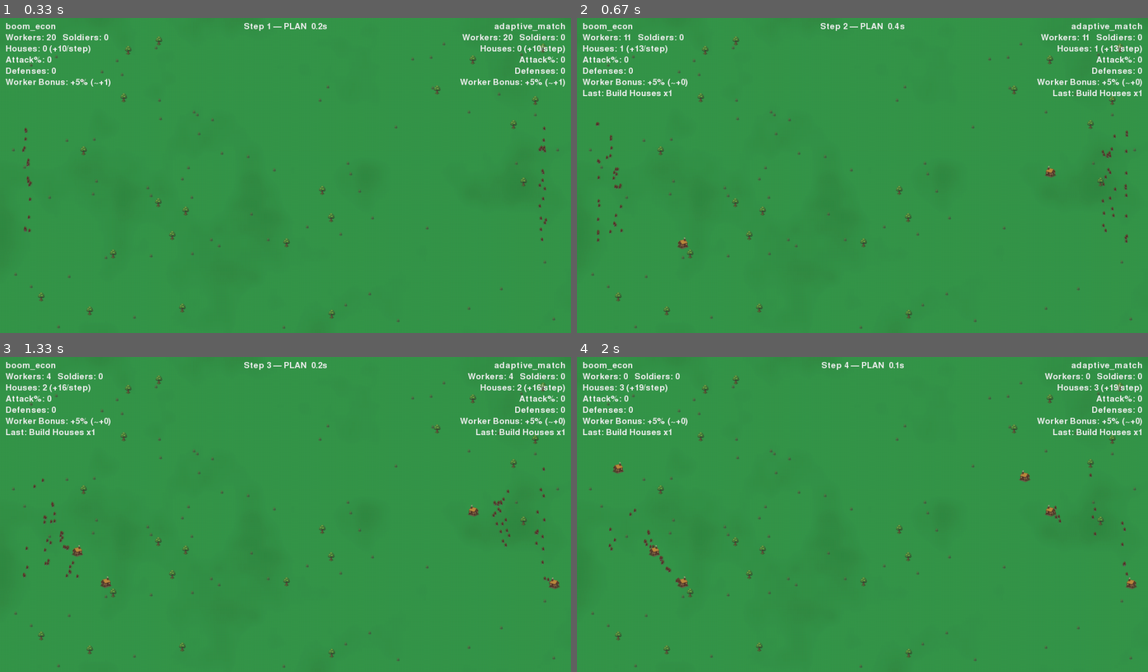
Above: before the commit, frames 1-4 (two rows, left to right).
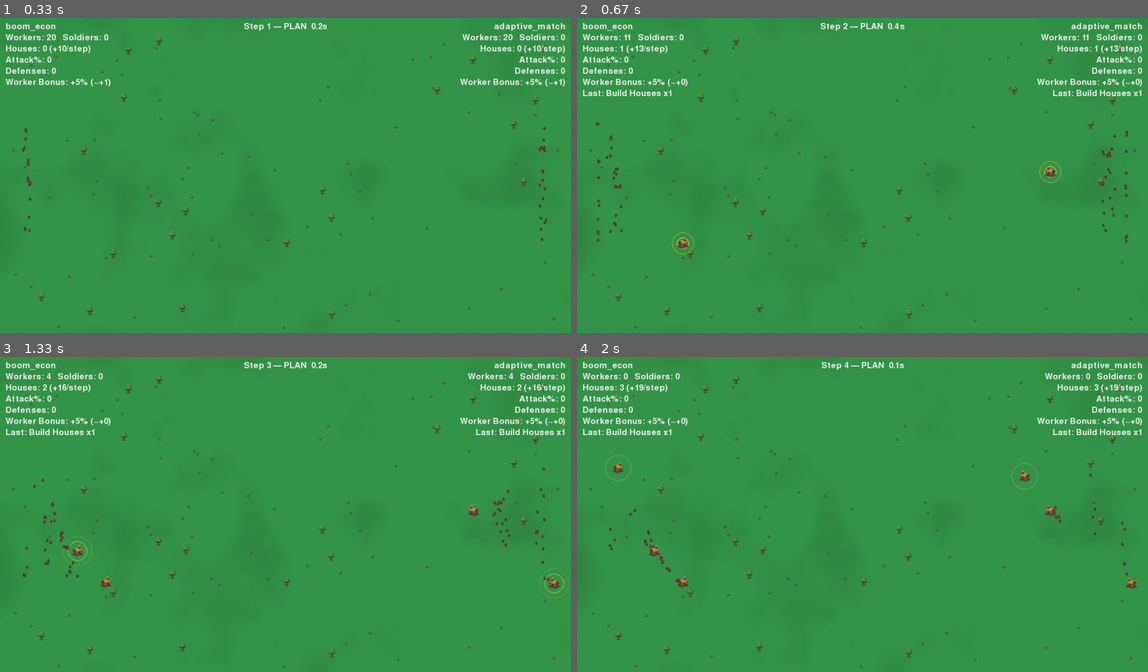
Above: after the commit, the same moments.

Repository: the-puzzler/pygames
Game: pygame game, started from run_refactored.py
The game is run twice, just before and just after one commit, with the same random seed, the same clock (stepped at 60 frames per second) and the same inputs.
Inputs:
- Up to frame 1 (0.33 s): no input
- Up to frame 2 (0.67 s): no input
- Up to frame 3 (1.33 s): no input
- Up to frame 4 (2 s): no input

Frame 1 is identical in both runs. In frame 2, 0.1% of the frame differs, in the area x 16-85%, y 45-76%; in frame 3, 0.1%; in frame 4, less than 0.1%.

Commit message:
building effects

Diff:
--- a/game/anim.py
+++ b/game/anim.py
@@ -58,7 +58,7 @@
     return units
 
 
-def animate_attack(screen, clock, p1_units, p2_units, p1, p2, step_nr, cont_L=0, cont_R=0, placeholders_L=None, placeholders_R=None):
+def animate_attack(screen, clock, p1_units, p2_units, p1, p2, step_nr, cont_L=0, cont_R=0, placeholders_L=None, placeholders_R=None, bursts_L=None, bursts_R=None):
     t0 = time.time()
     while time.time() - t0 < ATTACK_TIME:
         for event in pygame.event.get():
@@ -102,6 +102,28 @@
         draw_base(screen, p1, dt)
         draw_base(screen, p2, dt)
 
+        # Tower destruction flair: expanding rings
+        def draw_bursts(positions):
+            if not positions:
+                return
+            # progress in [0,1]
+            prog = max(0.0, min(1.0, (time.time() - t0) / ATTACK_TIME))
+            for (bx, by) in positions:
+                # two rings with phase offset
+                for k in (0.0, 0.35):
+                    p = (prog + k) % 1.0
+                    radius = 6 + int(26 * p)
+                    alpha = int(max(0, 180 * (1.0 - p)))
+                    if alpha <= 0:
+                        continue
+                    col = (255, 200, 60, alpha)
+                    ring = pygame.Surface((radius*2+2, radius*2+2), pygame.SRCALPHA)
+                    pygame.draw.circle(ring, col, (radius+1, radius+1), radius, width=2)
+                    screen.blit(ring, (int(bx) - radius - 1, int(by) - radius - 1))
+
+        draw_bursts(bursts_L)
+        draw_bursts(bursts_R)
+
         # Draw placeholders for victims (static until hit)
         if placeholders_L:
             soldier_L = get_image('soldier', 'L')
--- a/game/model.py
+++ b/game/model.py
@@ -1,4 +1,4 @@
-import math, random
+import math, random, time
 from .config import WIDTH, HEIGHT, FIELD_MARGIN, BASE_WORKERS_PER_STEP, HOUSE_WORKER_BONUS, HOUSE_COST, DEFENSE_COST, DEFENSE_HEALTH, WORKER_BONUS
 
 
@@ -28,6 +28,8 @@
         # UI
         self.last_action = ""
         self.last_worker_bonus = 0
+        # Visual effects
+        self._spawn_bursts = []  # list of dicts: {x,y,until}
 
     # No defense multiplier — defenses are HP-based towers now
 
@@ -163,6 +165,14 @@
                 sites.append((x2, y2))
         return sites
 
+    # Record spawn effects when building functions are used
+    def _record_spawns(self, sites, duration=0.6):
+        if not sites:
+            return
+        until = time.time() + duration
+        for (x, y) in sites:
+            self._spawn_bursts.append({"x": x, "y": y, "until": until})
+
     def schedule_builders(self, sites, per_site=3, duration=1.0):
         if not sites or not self._worker_positions:
             return
--- a/game/run.py
+++ b/game/run.py
@@ -83,6 +83,7 @@
                     if new_sites_L:
                         for site in new_sites_L:
                             p1.schedule_builders_consume(site, min(HOUSE_COST, len(p1._worker_positions)), duration=2.0)
+                        p1._record_spawns(new_sites_L)
                     p1.last_action = f"Build Houses x{can_h_L}" if can_h_L else "Wait"
                 if act_R["kind"] == "build_houses":
                     can_h_R = act_R["build_houses"]
@@ -90,6 +91,7 @@
                     if new_sites_R:
                         for site in new_sites_R:
                             p2.schedule_builders_consume(site, min(HOUSE_COST, len(p2._worker_positions)), duration=2.0)
+                        p2._record_spawns(new_sites_R)
                     p2.last_action = f"Build Houses x{can_h_R}" if can_h_R else "Wait"
 
                 # Defenses (consume DEFENSE_COST workers each visually as builders)
@@ -100,6 +102,7 @@
                         sites_Ld = p1.add_defenses(can_d_L)
                         for site in sites_Ld:
                             p1.schedule_builders_consume(site, min(DEFENSE_COST, len(p1._worker_positions)), duration=1.5)
+                        p1._record_spawns(sites_Ld)
                     p1.last_action = f"Build Defenses x{can_d_L}" if can_d_L else "Wait"
                 if act_R["kind"] == "build_defenses":
                     can_d_R = act_R["build_defenses"]
@@ -108,6 +111,7 @@
                         sites_Rd = p2.add_defenses(can_d_R)
                         for site in sites_Rd:
                             p2.schedule_builders_consume(site, min(DEFENSE_COST, len(p2._worker_positions)), duration=1.5)
+                        p2._record_spawns(sites_Rd)
                     p2.last_action = f"Build Defenses x{can_d_R}" if can_d_R else "Wait"
 
                 # Convert workers -> soldiers (visual ingress/egress)
@@ -230,7 +234,7 @@
                     continue
 
         elif phase == "ATTACK":
-            animate_attack(screen, clock, u_L, u_R, p1, p2, step_nr, cont_L, cont_R, placeholders_L, placeholders_R)
+            animate_attack(screen, clock, u_L, u_R, p1, p2, step_nr, cont_L, cont_R, placeholders_L, placeholders_R, destroyed_L_defs, destroyed_R_defs)
 
             left_dead  = (p1.soldiers <= 0 and p1.workers <= 0)
             right_dead = (p2.soldiers <= 0 and p2.workers <= 0)
--- a/game/view.py
+++ b/game/view.py
@@ -1,4 +1,4 @@
-import math, random, os
+import math, random, os, time
 import pygame
 from .config import WIDTH, HEIGHT, FIELD_MARGIN, GREEN, BROWN, PINK, GREY, WHITE, BASE_WORKERS_PER_STEP, HOUSE_WORKER_BONUS, WORKER_SIZE, SOLDIER_SIZE, HOUSE_SIZE, TOWER_SIZE, GRASS_SIZE, TREE_SIZE, SEED, DEFENSE_HEALTH
 
@@ -86,6 +86,29 @@
         else:
             col = (50, 200, 70)
         pygame.draw.rect(surface, col, pygame.Rect(bx, by, int(bar_w * ratio), bar_h))
+
+    # Building spawn bursts (same flavor as tower destruction rings)
+    if getattr(player, '_spawn_bursts', None):
+        now = time.time()
+        keep = []
+        for b in player._spawn_bursts:
+            tleft = b.get('until', 0) - now
+            if tleft <= 0:
+                continue
+            bx, by = b.get('x', 0), b.get('y', 0)
+            prog = 1.0 - (tleft / max(1e-6, (b.get('until', now) - (b.get('until', now) - 0.6))))
+            for k in (0.0, 0.35):
+                p = (prog + k) % 1.0
+                radius = 6 + int(26 * p)
+                alpha = int(max(0, 180 * (1.0 - p)))
+                if alpha <= 0:
+                    continue
+                col = (255, 200, 60, alpha)
+                ring = pygame.Surface((radius*2+2, radius*2+2), pygame.SRCALPHA)
+                pygame.draw.circle(ring, col, (radius+1, radius+1), radius, width=2)
+                surface.blit(ring, (int(bx) - radius - 1, int(by) - radius - 1))
+            keep.append(b)
+        player._spawn_bursts = keep
 
     # Workers: pink dots, gentle continuous wandering around base
     wr = 4
